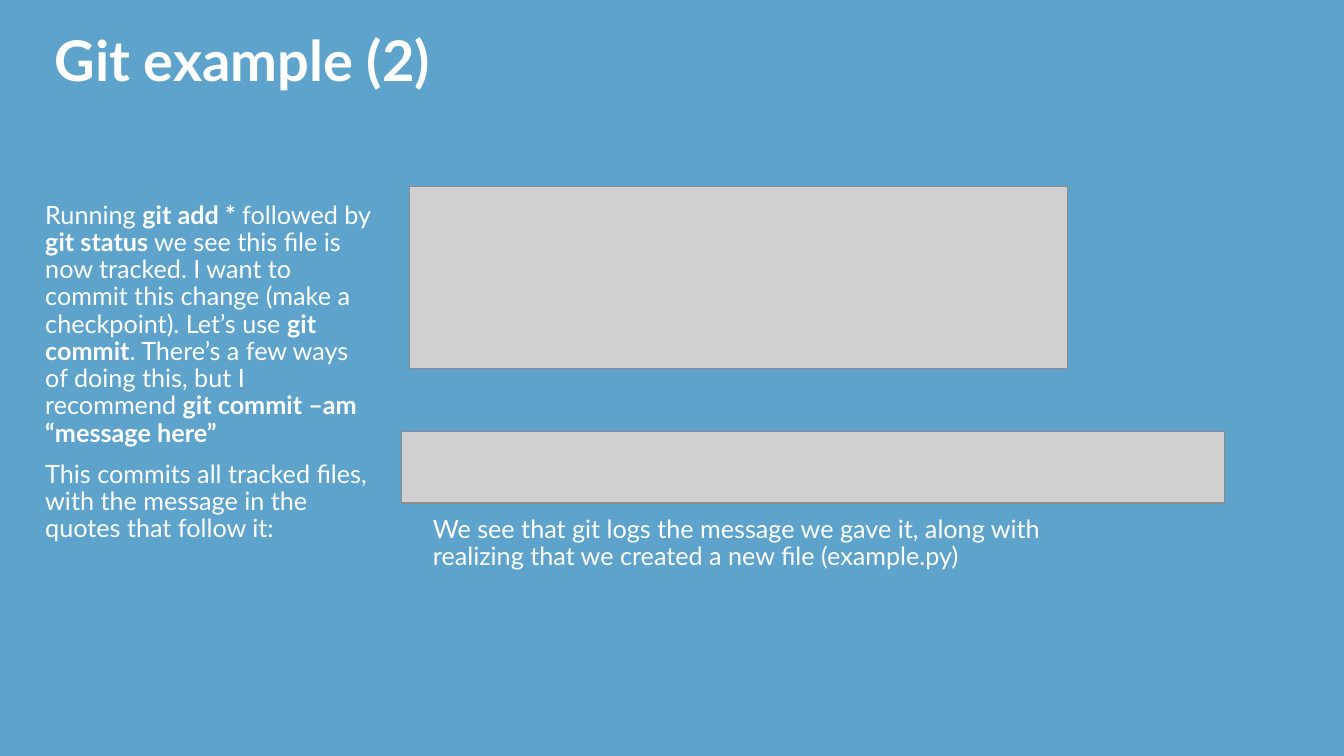
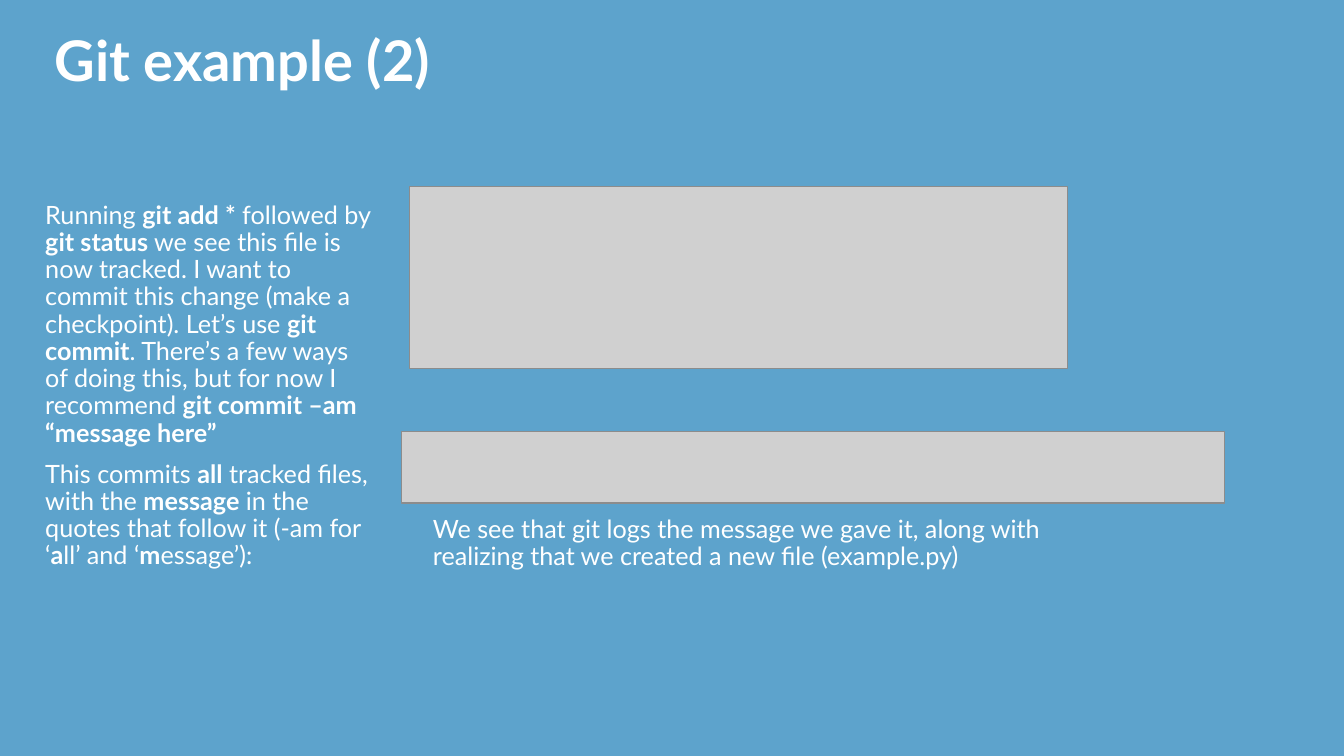
Before and after one commit to ACHolmes/CS50TF-2022F, a slide deck: slide 32 of Intro to Git.pptx. Drawn at 1344x756 pixels with LibreOffice and Linux fonts; fonts in the diff are those of the drawing; grey boxes stand for pictures; background and template pictures are left out. Boxes give left, top, right and bottom in pixels: in the first picture for what was removed or moved away, otherwise in the second. Text is boxed around its words. In the diff, an @@ line names an element or a change of style, - is before the commit and + after.

Commit message:
Slide minor tweaks

```diff
--- a/Intro to Git.pptx
+++ b/Intro to Git.pptx
@@ text at bbox=[45, 205, 371, 569]: text changed @@
-Running git add * followed by git status we see this file is now tracked. I want to commit this change (make a checkpoint). Let’s use git commit. There’s a few ways of doing this, but I recommend git commit –am “message here”
-This commits all tracked files, with the message in the quotes that follow it:
+Running git add * followed by git status we see this file is now tracked. I want to commit this change (make a checkpoint). Let’s use git commit. There’s a few ways of doing this, but for now I recommend git commit –am “message here”
+This commits all tracked files, with the message in the quotes that follow it (-am for ‘all’ and ‘message’):
```
Also in this commit, not shown: 2 other slides changed.
